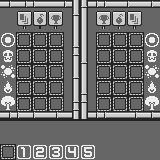
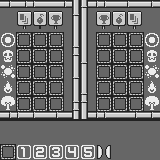
Layer changes from the first w=160, h=160 image to the second:
added layer "Pasted Layer #4" above "Pasted Layer #3" over [105, 145, 111, 159]
added layer "Pasted Layer #3" above "Bed" over [97, 145, 103, 159]
